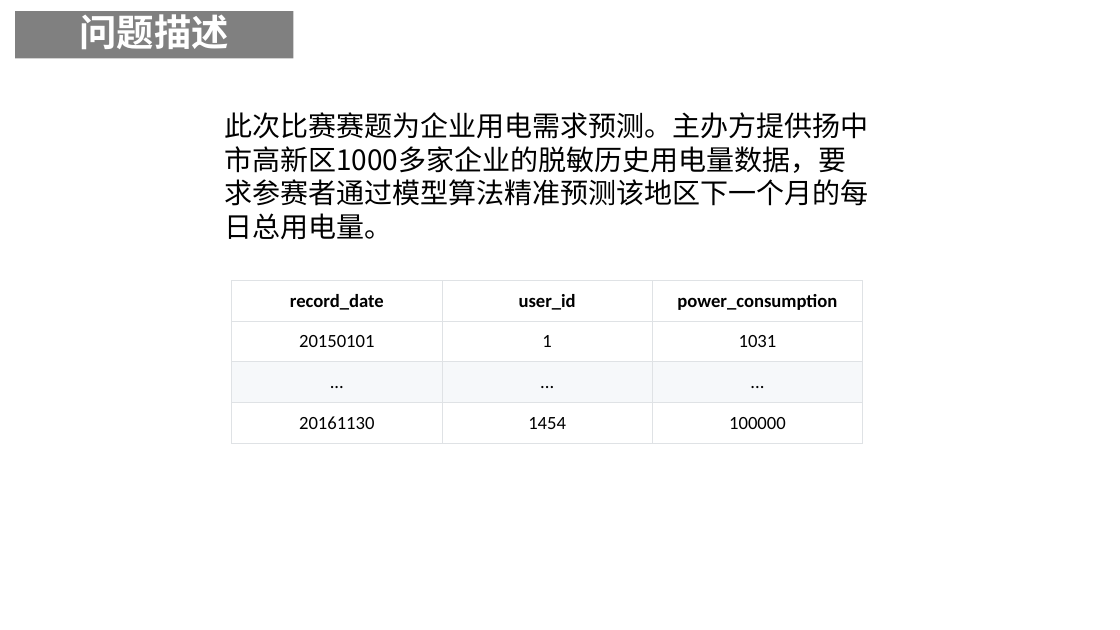
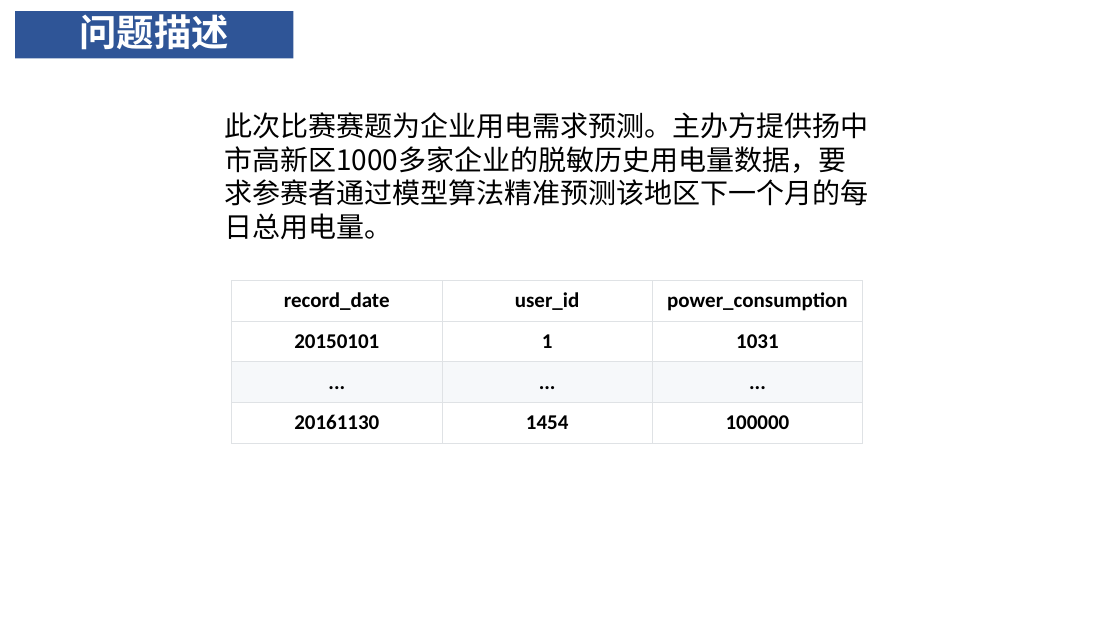
Before and after one commit to lvniqi/tianchi_power, a slide deck: slide 3 of presentation.pptx. Drawn at 1120x630 pixels with LibreOffice and Linux fonts; fonts in the diff are those of the drawing; background and template pictures are left out. Boxes give left, top, right and bottom in pixels: in the first picture for what was removed or moved away, otherwise in the second. Text is boxed around its words. In the diff, an @@ line names an element or a change of style, - is before the commit and + after.

```diff
--- a/presentation.pptx
+++ b/presentation.pptx
@@ rectangle "问题描述" at [15,11,293,58]: fill #808080 to #2F5597 @@
@@ table at [232,281,862,444] @@
@@ size 16 to 18 pt @@
@@ bold on in "20150101", "1", "1031", "..." and 5 more places @@
```
Also in this commit, not shown: 27 other slides changed.
